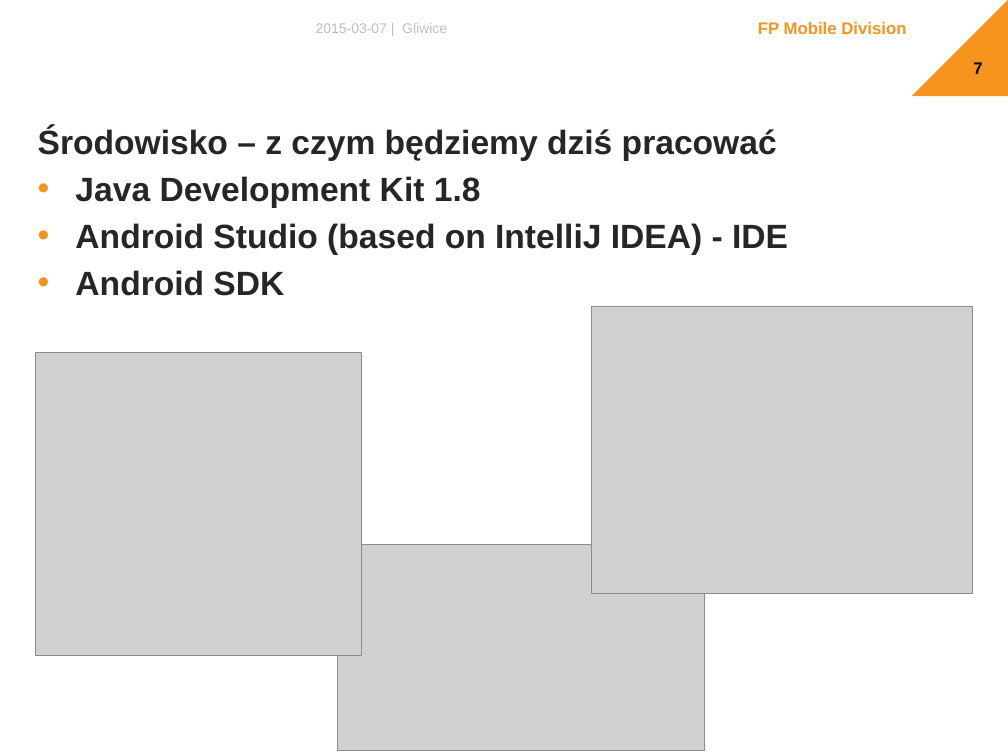
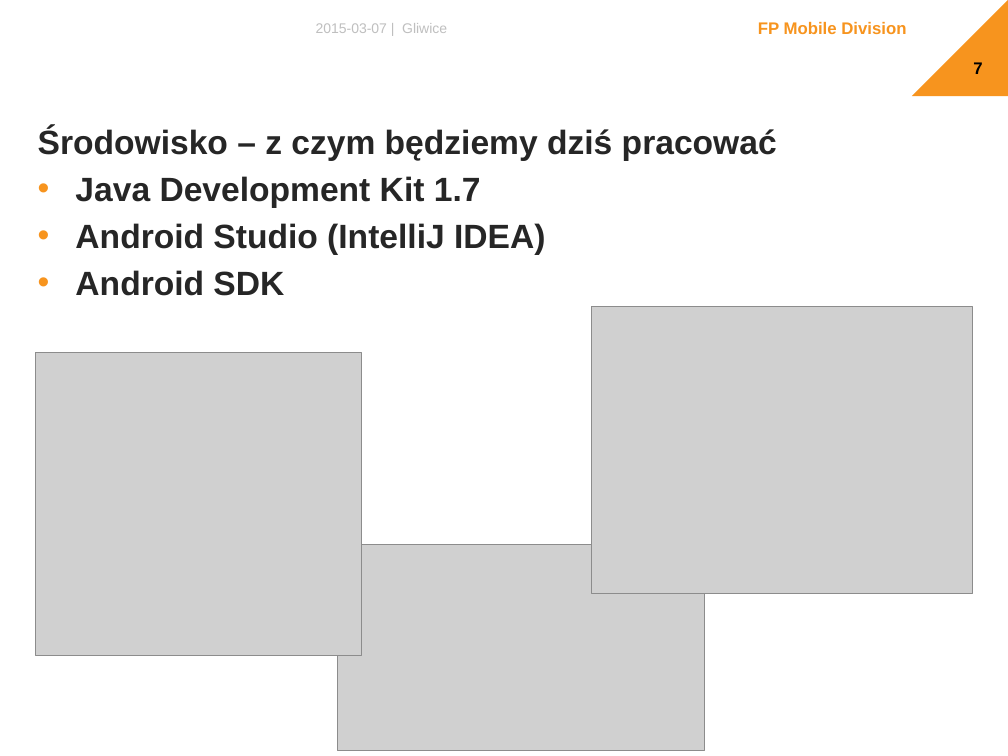
Before and after one commit to The-Lizard-Project/android-basics, a slide deck: slide 7 of Dokumenty/Presentation.pptx. Drawn at 1008x756 pixels with LibreOffice and Linux fonts; fonts in the diff are those of the drawing; grey boxes stand for pictures; background and template pictures are left out. Boxes give left, top, right and bottom in pixels: in the first picture for what was removed or moved away, otherwise in the second. Text is boxed around its words. In the diff, an @@ line names an element or a change of style, - is before the commit and + after.

```diff
--- a/Dokumenty/Presentation.pptx
+++ b/Dokumenty/Presentation.pptx
@@ text at [75,176,545,255]: text changed @@
-• Java Development Kit 1.8
-• Android Studio (based on IntelliJ IDEA) - IDE
+• Java Development Kit 1.7
+• Android Studio (IntelliJ IDEA)
```
Also in this commit, not shown: 28 other slides changed, 10 slides added, 11 slides removed.
